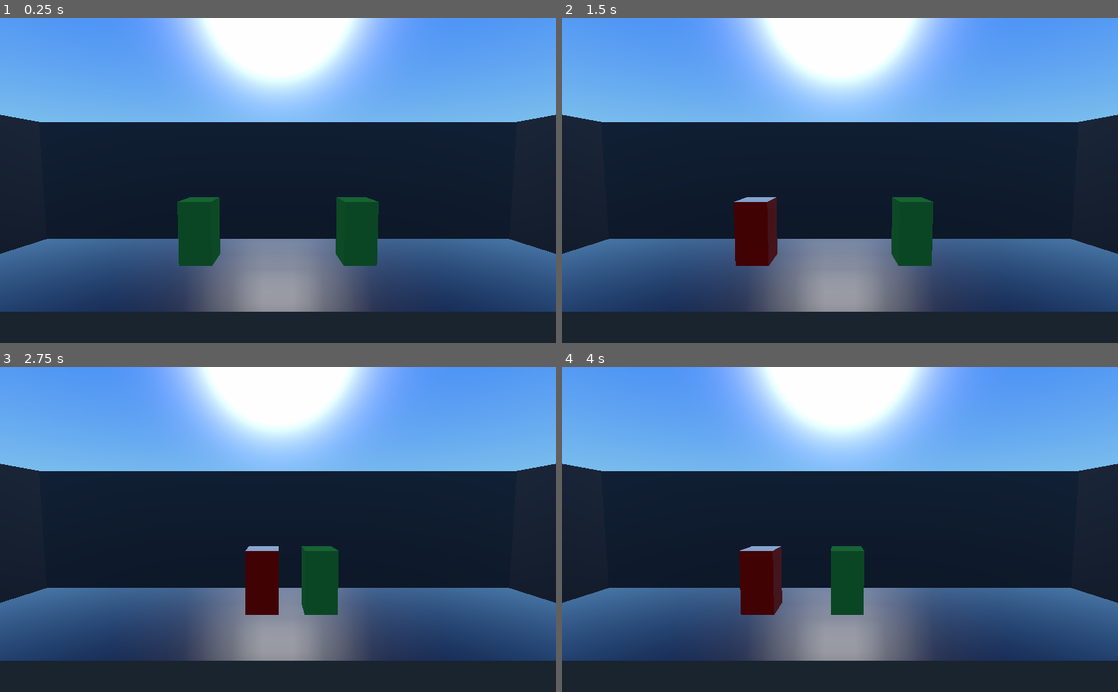
Above: before the commit, frames 1-4 (two rows, left to right).
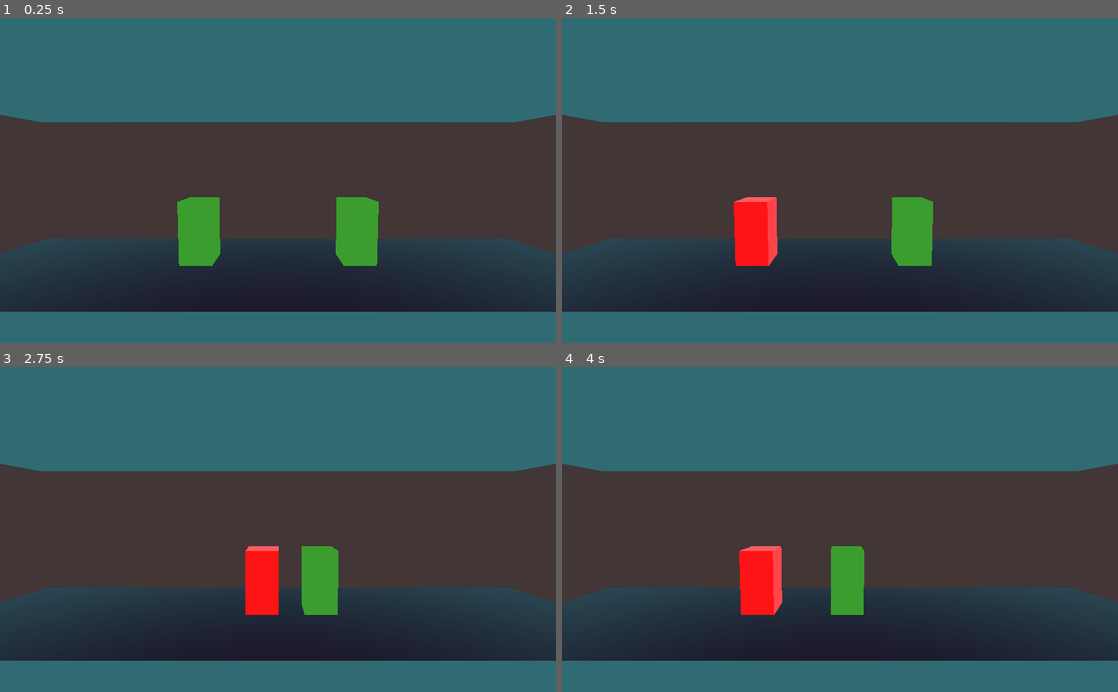
Above: after the commit, the same moments.

Repository: PARGroup/Movement-Test
Game: Godot game, scene res://scenes/Fight.tscn
The game is run twice, just before and just after one commit, with the same random seed, the same clock (stepped at 60 frames per second) and the same inputs.
Inputs:
- Up to frame 1 (0.25 s): no input
- Up to frame 2 (1.5 s): tap Enter at 0.5 s; hold D (player1_move_right) 0.53-1.28 s; tap Left (player2_move_left) at 0.6 s; hold A (player1_move_left) from 1.28 s (still down); tap Right (player2_move_right) at 1.35 s
- Up to frame 3 (2.75 s): tap Space at 2 s; release A (player1_move_left) at 2.03 s; hold D (player1_move_right) from 2.03 s (still down); tap Left (player2_move_left) at 2.1 s
- Up to frame 4 (4 s): tap Right (player2_move_right) at 2.85 s; tap Enter at 3.5 s; release D (player1_move_right) at 3.53 s; hold A (player1_move_left) from 3.53 s (still down); tap Left (player2_move_left) at 3.6 s

The runs differ from the first frame. In frame 1, 100% of the frame differs, in the area x 0-100%, y 0-100%; in frame 2, 100%; in frame 3, 100%; in frame 4, 100%.

Commit message:
Kind of improved sky colour...

Diff:
--- a/default_env.tres
+++ b/default_env.tres
@@ -3,11 +3,11 @@
 [sub_resource type="ProceduralSky" id=1]
 
 radiance_size = 4
-sky_top_color = Color( 0.0470588, 0.454902, 0.976471, 1 )
-sky_horizon_color = Color( 0.556863, 0.823529, 0.909804, 1 )
+sky_top_color = Color( 0.329712, 0.435292, 0.570312, 1 )
+sky_horizon_color = Color( 0.329712, 0.435292, 0.570312, 1 )
 sky_curve = 0.25
 sky_energy = 1.0
-ground_bottom_color = Color( 0.101961, 0.145098, 0.188235, 1 )
+ground_bottom_color = Color( 0.329712, 0.435292, 0.570312, 1 )
 ground_horizon_color = Color( 0.482353, 0.788235, 0.952941, 1 )
 ground_curve = 0.01
 ground_energy = 1.0
@@ -19,16 +19,17 @@
 sun_curve = 0.05
 sun_energy = 16.0
 texture_size = 2
+_sections_unfolded = [ "Ground", "Sky" ]
 
 [resource]
 
-background_mode = 2
+background_mode = 1
 background_sky = SubResource( 1 )
 background_sky_custom_fov = 0.0
-background_color = Color( 0, 0, 0, 1 )
+background_color = Color( 0.191162, 0.422426, 0.453125, 1 )
 background_energy = 1.0
 background_canvas_max_layer = 0
-ambient_light_color = Color( 0, 0, 0, 1 )
+ambient_light_color = Color( 1, 1, 1, 1 )
 ambient_light_energy = 1.0
 ambient_light_sky_contribution = 1.0
 fog_enabled = false
@@ -98,3 +99,4 @@
 adjustment_brightness = 1.0
 adjustment_contrast = 1.0
 adjustment_saturation = 1.0
+_sections_unfolded = [ "Ambient Light", "Background", "Tonemap" ]
--- a/scenes/Fight.tscn
+++ b/scenes/Fight.tscn
@@ -82,7 +82,7 @@
 
 points = PoolVector3Array( 1, 0, 1, -1, 0, 1, 1, 0, -1, -1, 0, -1 )
 
-[node name="Fight" type="Spatial"]
+[node name="Fight" type="Spatial" index="0"]
 
 [node name="Camera" type="Camera" parent="." index="0"]
 
